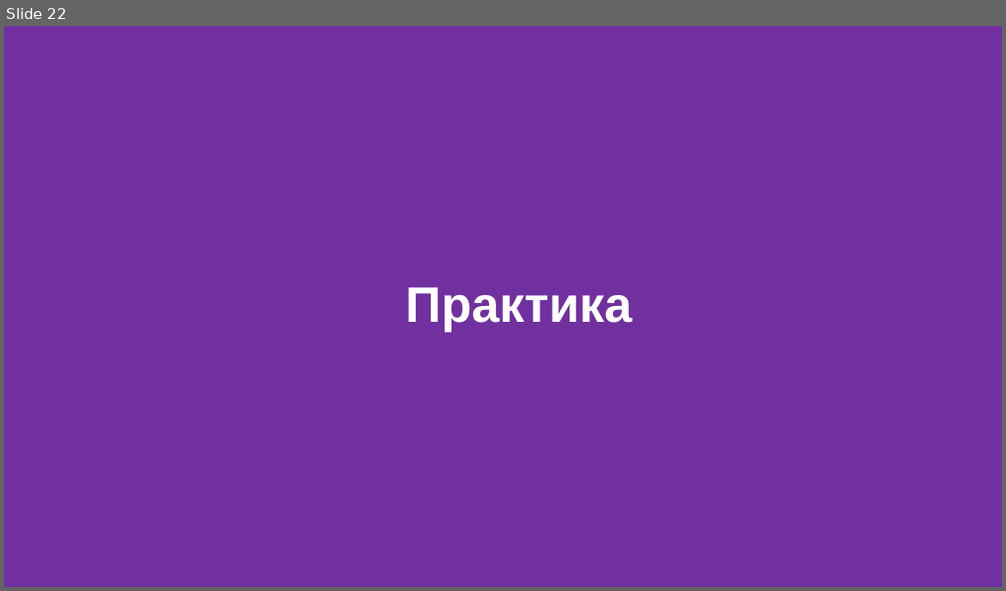
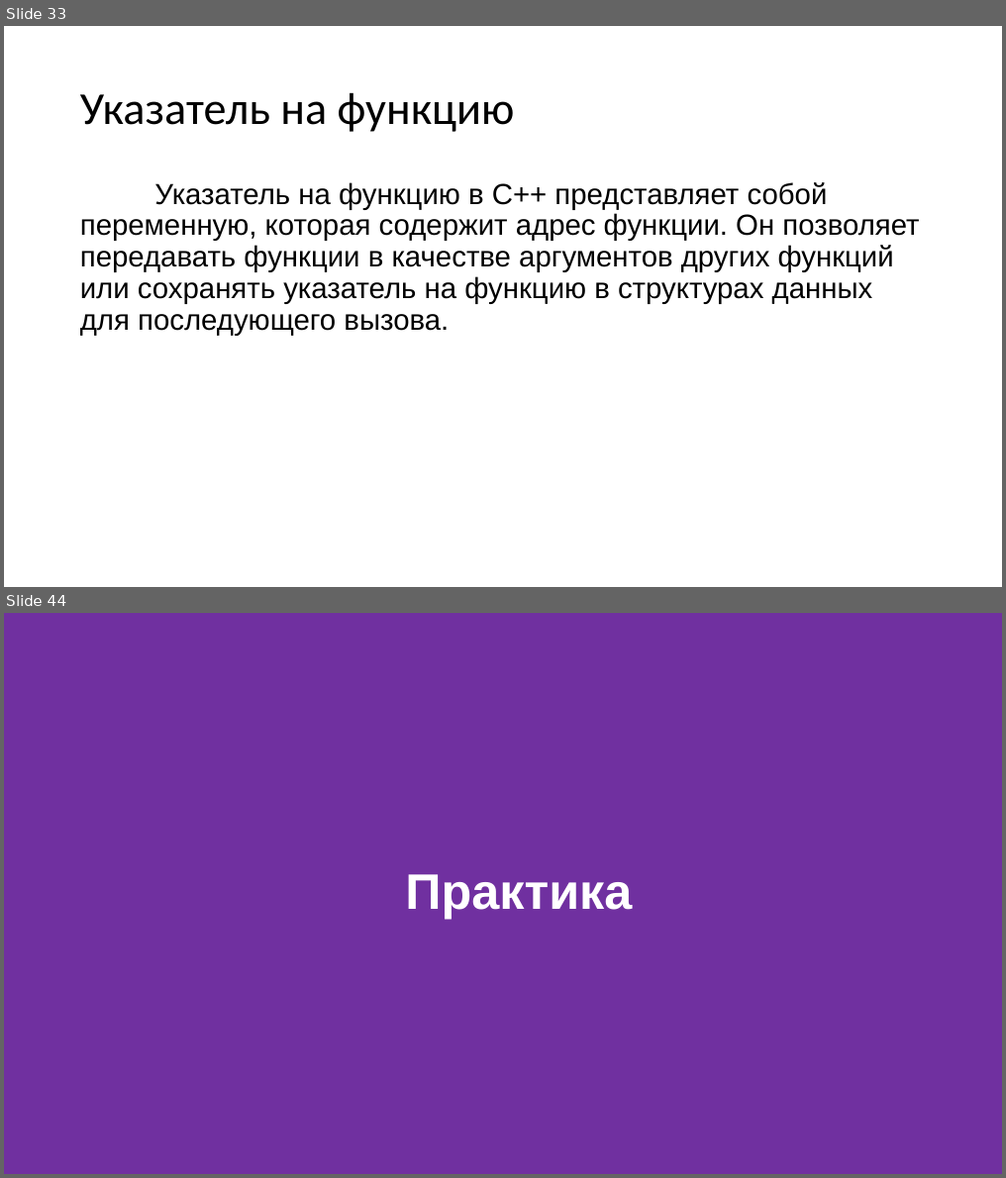
Before and after one commit to FloyzenCode/cpp-lectures, a slide deck: lecture4/lecture4.pptx. Shown one above the other, each under a label of ours: slide 22 before the commit, slides 33 and 44 after it; the slides between them are not shown. The pictures are 1006x591 and 1006x1178 pixels, drawn with LibreOffice and Linux fonts; fonts in the diff are those of the drawing. Boxes give left, top, right and bottom in pixels: in the first picture for what was removed or moved away, otherwise in the second. Text is boxed around its words. In the diff, an @@ line names an element or a change of style, - is before the commit and + after.

```diff
--- a/lecture4/lecture4.pptx
+++ b/lecture4/lecture4.pptx
@@ slide 33 added at (x1=4, y1=26, x2=1002, y2=587), background #FFFFFF @@
@@ title added at (x1=80, y1=92, x2=515, y2=132), 44 pt, text #000000 @@
+Указатель на функцию
@@ text added at (x1=80, y1=182, x2=919, y2=336), 28 pt, text #000000 @@
+Указатель на функцию в C++ представляет собой переменную, которая содержит адрес функции. Он позволяет передавать функции в качестве аргументов других функций или сохранять указатель на функцию в структурах данных для последующего вызова.
@@ what was slide 22 is now slide 44 @@
```
Also in this commit, not shown: 1 slide changed, 21 other slides added, 1 slide removed, 26 other files.
